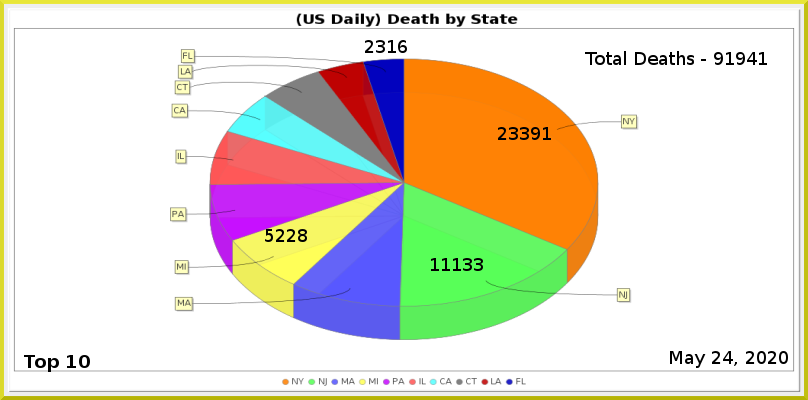
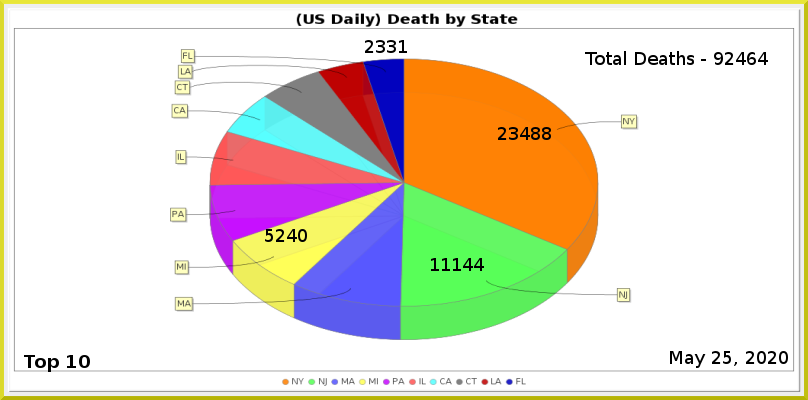
Revision of a layered 808px x 400px image; what changed, layer by layer:
painted on "Least" over box(387, 40, 407, 53)
painted on "MI" over box(287, 229, 307, 242)
painted on "NJ" over box(463, 258, 484, 271)
painted on "NY" over box(520, 127, 551, 140)
renamed "Total Deaths - 91941" to "Total Deaths - 92464", painted on it over box(725, 52, 768, 65)
painted on "Current Date" over box(723, 351, 733, 364)
painted on "Death_by_State.png" over box(170, 49, 631, 340)
